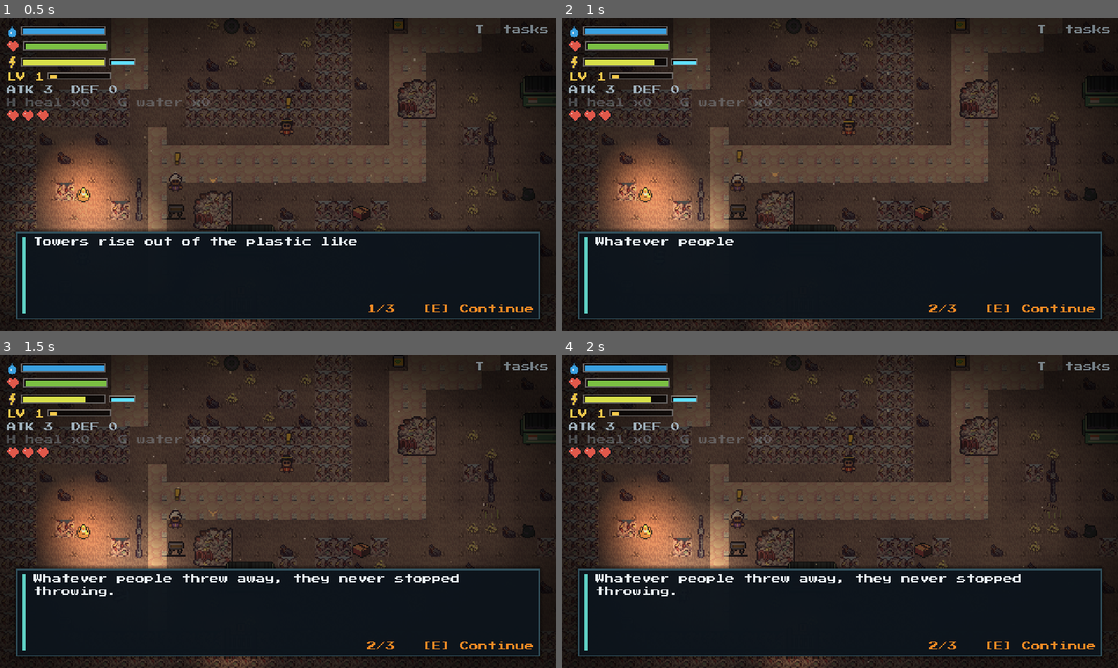
Above: before the commit, frames 1-4 (two rows, left to right).
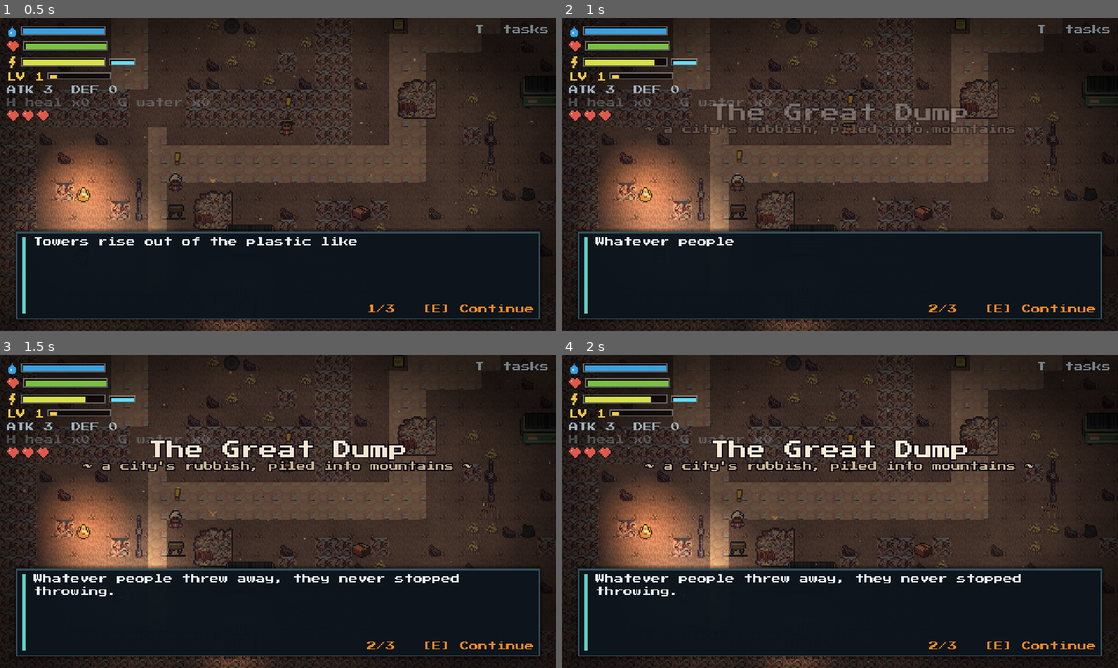
Above: after the commit, the same moments.

Repository: hsan-gg/the-last-drop
Game: Godot game, scene res://world/dump.tscn
Two runs of this game, one before a commit and one after it. Both use one fixed random seed, a clock stepped at 60 frames per second and the inputs below. This scene is started directly instead of the project's main scene.
Inputs (mouse positions are in pixels of both pictures, inside the frame that each line leads up to):
- Up to frame 1 (0.5 s): no input
- Up to frame 2 (1 s): tap Enter (ui_accept) at 0.5, 0.77 s; move the mouse to (962, 158) at 0.52 s; hold D (move_right) from 0.53 s (still down); tap J (attack) at 0.6 s; click (962, 158) at 0.67 s
- Up to frame 3 (1.5 s): tap Enter (ui_accept) at 1.07 s; release D (move_right) at 1.25 s; drag from (166, 527) to (122, 596) at 1.27 s
- Up to frame 4 (2 s): no input

Frame 1 is identical in both runs. In frame 2, 1.5% of the frame differs, in the area x 15-85%, y 27-38%; in frame 3, 2.8%, in the area x 14-85%, y 27-38%; in frame 4, 2.8%.

Commit message:
feat: a location card names each region as you arrive

Diff:
--- /dev/null
+++ b/ui/area_title.gd
@@ -0,0 +1,52 @@
+class_name AreaTitle
+extends VBoxContainer
+## The name of the place you just walked into, large and quiet, with a line
+## beneath it, fading in and out: like turning to a new chapter of a book.
+
+const TITLES := {
+	"outpost": ["The Forgotten Outpost", "where you woke"],
+	"factory": ["The Battery Factory", "it never stopped leaking"],
+	"dump": ["The Great Dump", "a city's rubbish, piled into mountains"],
+	"river": ["The Dead River", "clear is not the same as clean"],
+	"fields": ["The Silent Fields", "the soil forgot how to live"],
+	"industry": ["The Forgotten Industry", "read the labels"],
+	"sanctuary": ["The Last Sanctuary", "the end of the pipeline"],
+}
+
+var _title: Label
+var _line: Label
+
+
+func _ready() -> void:
+	anchor_left = 0.5
+	anchor_right = 0.5
+	offset_left = -170.0
+	offset_right = 170.0
+	offset_top = 74.0
+	mouse_filter = Control.MOUSE_FILTER_IGNORE
+	add_theme_constant_override("separation", 2)
+	_title = _make(16, Color("#f6ecd6"))
+	_line = _make(8, Color("#c8b890"))
+	modulate.a = 0.0
+
+
+func show_area(area_id: String) -> void:
+	var entry: Array = TITLES.get(area_id, [area_id.capitalize(), ""])
+	_title.text = entry[0]
+	_line.text = "~ %s ~" % entry[1] if not String(entry[1]).is_empty() else ""
+	var tween := create_tween()
+	tween.tween_interval(0.6)
+	tween.tween_property(self, "modulate:a", 1.0, 1.0).set_trans(Tween.TRANS_SINE)
+	tween.tween_interval(2.2)
+	tween.tween_property(self, "modulate:a", 0.0, 1.2).set_trans(Tween.TRANS_SINE)
+
+
+func _make(size: int, color: Color) -> Label:
+	var label := Label.new()
+	label.horizontal_alignment = HORIZONTAL_ALIGNMENT_CENTER
+	label.add_theme_font_size_override("font_size", size)
+	label.add_theme_color_override("font_color", color)
+	label.add_theme_color_override("font_outline_color", Color("#120a18"))
+	label.add_theme_constant_override("outline_size", 4)
+	add_child(label)
+	return label
--- a/ui/hud.gd
+++ b/ui/hud.gd
@@ -36,6 +36,7 @@
 var _stats_label: Label
 var _feed: NotificationFeed
 var _reward: RewardCard
+var _area_title: AreaTitle
 var _quick_label: Label
 var _tip_panel: PanelContainer
 var _tip_label: Label
@@ -99,6 +100,8 @@
 	_last_objective_id = ""
 	_last_objective_text = ""
 	_refresh_objective()
+	if _area_title != null:
+		_area_title.show_area(new_area_id)
 
 
 func _flash_damage(amount: float) -> void:
@@ -293,6 +296,8 @@
 	left.add_child(_lives_row)
 	left.add_child(RuneBar.new())
 	root.add_child(BossBar.new())
+	_area_title = AreaTitle.new()
+	root.add_child(_area_title)
 
 	_tip_panel = PanelContainer.new()
 	_tip_panel.add_theme_stylebox_override("panel", UiTheme.banner_style())
Not shown, added: ui/area_title.gd.uid
